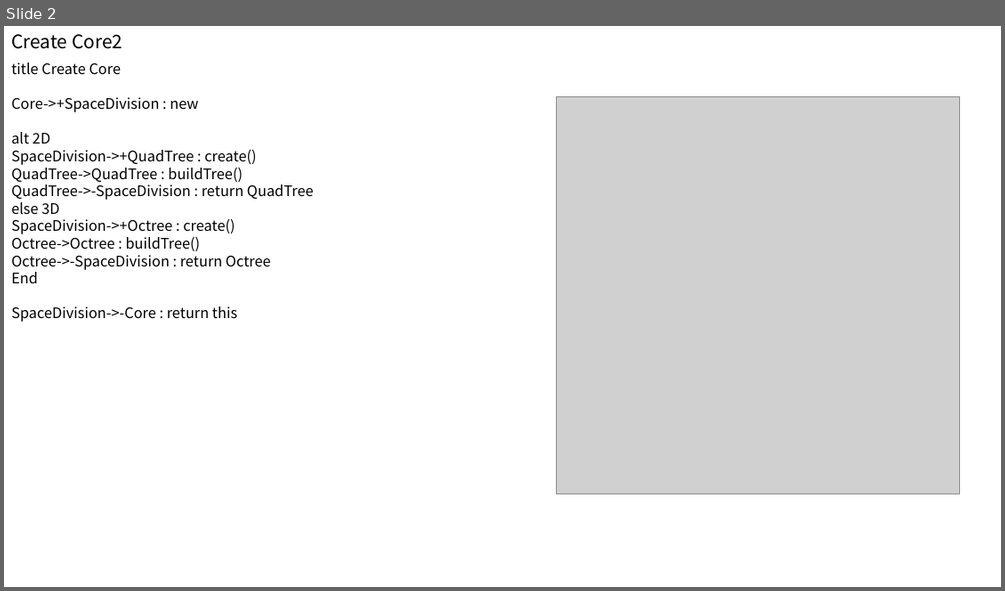
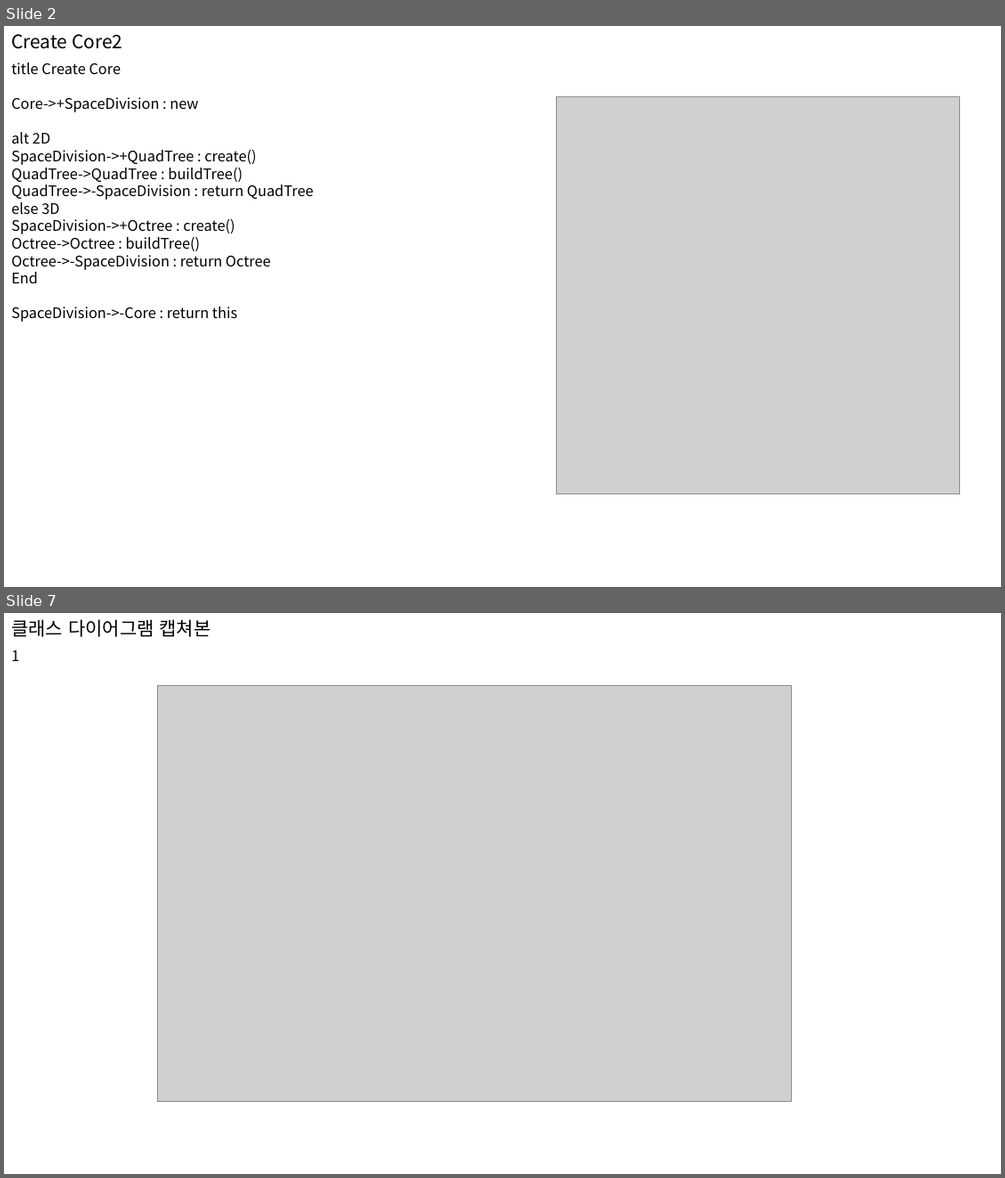
Before and after one commit to ClumsyTurtleWany/Wany_Project, a slide deck: DOC/Octree_2/Octree sequence diagram.pptx. Shown one above the other, each under a label of ours: slide 2 before the commit, slides 2 and 7 after it; the slides between them are not shown. The pictures are 1005x591 and 1005x1178 pixels, drawn with LibreOffice and Linux fonts; fonts in the diff are those of the drawing; grey boxes stand for pictures. Boxes give left, top, right and bottom in pixels: in the first picture for what was removed or moved away, otherwise in the second. Text is boxed around its words. In the diff, an @@ line names an element or a change of style, - is before the commit and + after.

Commit message:
1. Shader 프로젝트(CreateTriangle_0) 추가. 2. 과제 문서 작성 중. (프로젝트 소개, 후기 작성 필요. 시퀀스 다이어그램 보완하려면 할 것.) 3. 과제 제출용 빌드 및 소스코드 추가 완료.

```diff
--- a/DOC/Octree_2/Octree sequence diagram.pptx
+++ b/DOC/Octree_2/Octree sequence diagram.pptx
@@ slide 7 added at <box>4,613,1001,1174</box>, background #FFFFFF @@
@@ text added at <box>11,619,211,637</box>, 18 pt, text #000000 @@
+클래스 다이어그램 캡쳐본
@@ text added at <box>11,650,19,661</box>, 14 pt, text #000000 @@
+1
@@ picture added at <box>157,686,791,1102</box> @@
```
Also in this commit, not shown: 4 other slides added, 35 other files.
